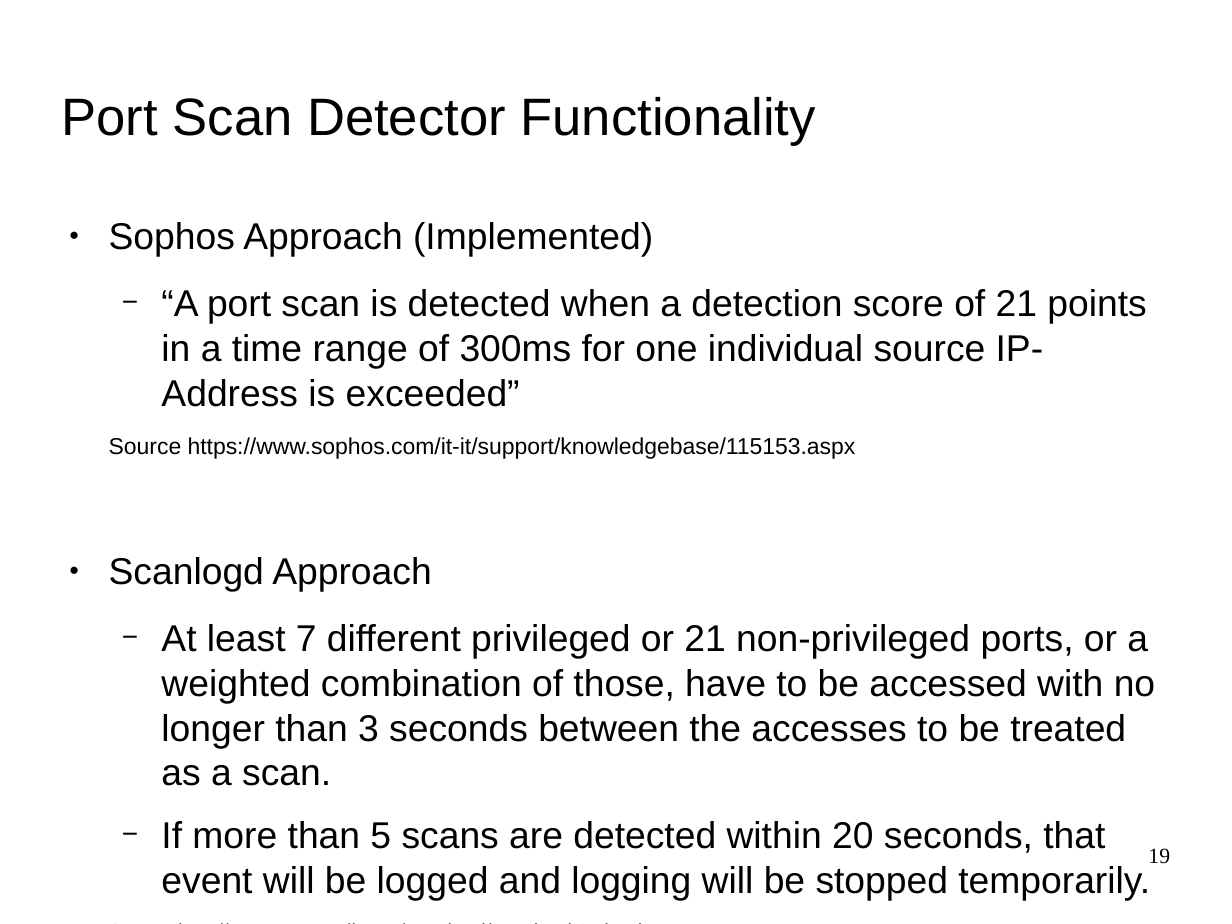
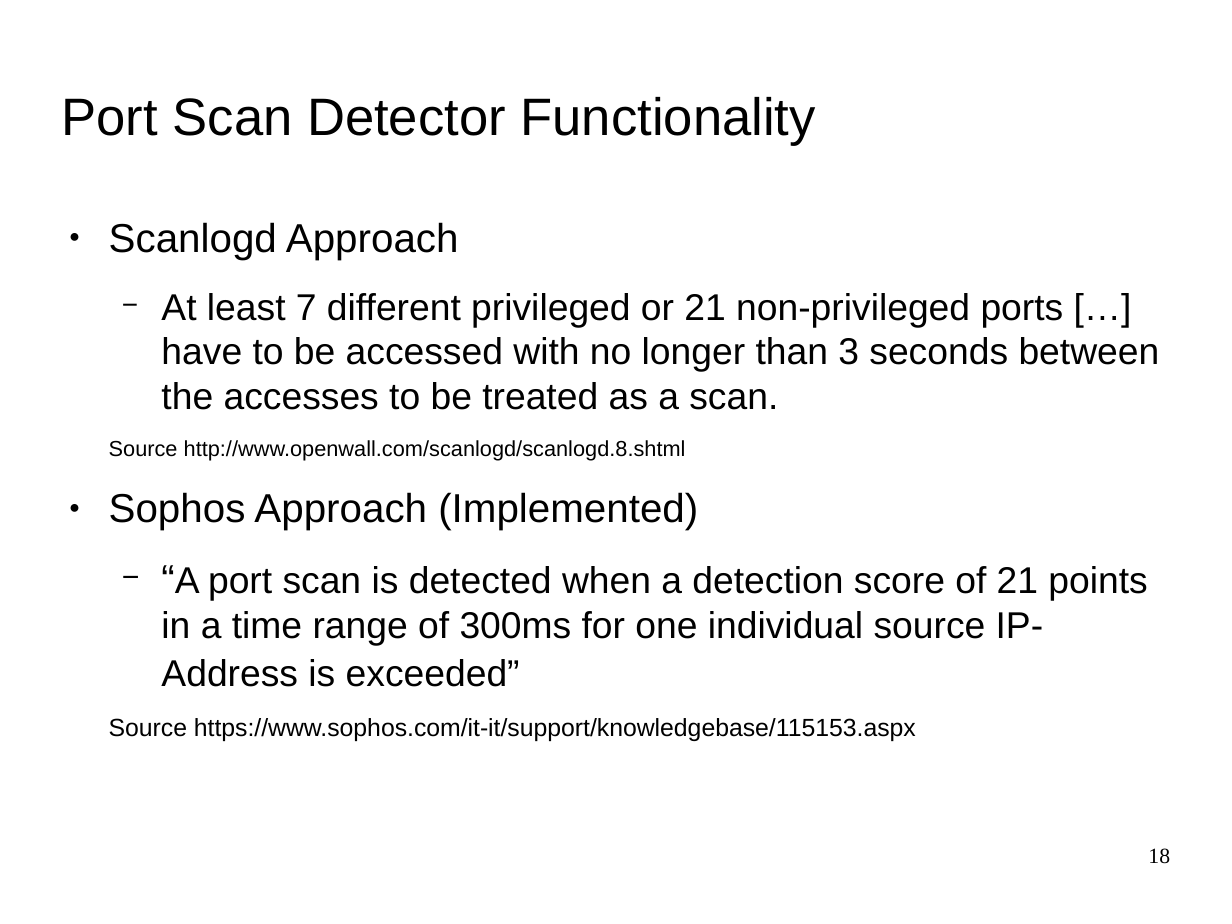
Before and after one commit to herrBez/PortScanner, a slide deck: slide 18 of slides/presentation.odp (slide 19 before the commit). Drawn at 1232x924 pixels with LibreOffice and Linux fonts; fonts in the diff are those of the drawing; background and template pictures are left out. Boxes give left, top, right and bottom in pixels: in the first picture for what was removed or moved away, otherwise in the second. Text is boxed around its words. In the diff, an @@ line names an element or a change of style, - is before the commit and + after.

Commit message:
Presentation finished?

```diff
--- a/slides/presentation.odp
+++ b/slides/presentation.odp
@@ text at (x1=109, y1=222, x2=1160, y2=461): paragraphs added @@
+● Scanlogd Approach
+  − At least 7 different privileged or 21 non-privileged ports […] have to be accessed with no longer than 3 seconds between the accesses to be treated as a scan.
+Source http://www.openwall.com/scanlogd/scanlogd.8.shtml
@@ text at (x1=109, y1=492, x2=1147, y2=741): size 24.1 to 26 pt in "Sophos Approach (Implemented)", "“A"; size 24.1 to 24 pt in "“A port scan is detected when a ..."; size 14.8 to 16 pt in "Source https://www.sophos.com/it-it/support/knowledgebase/11 ..." @@
@@ text at (x1=109, y1=557, x2=1155, y2=900): paragraphs removed @@
-● Scanlogd Approach
-  − At least 7 different privileged or 21 non-privileged ports, or a weighted combination of those, have to be accessed with no longer than 3 seconds between the accesses to be treated as a scan.
-  − If more than 5 scans are detected within 20 seconds, that event will be logged and logging will be stopped temporarily.
-Source http://www.openwall.com/scanlogd/scanlogd.8.shtml
@@ page number at (x1=1148, y1=848, x2=1170, y2=864): text changed @@
-19
+18
```
Also in this commit, not shown: 3 other slides changed, 1 slide removed, 3 other files.
